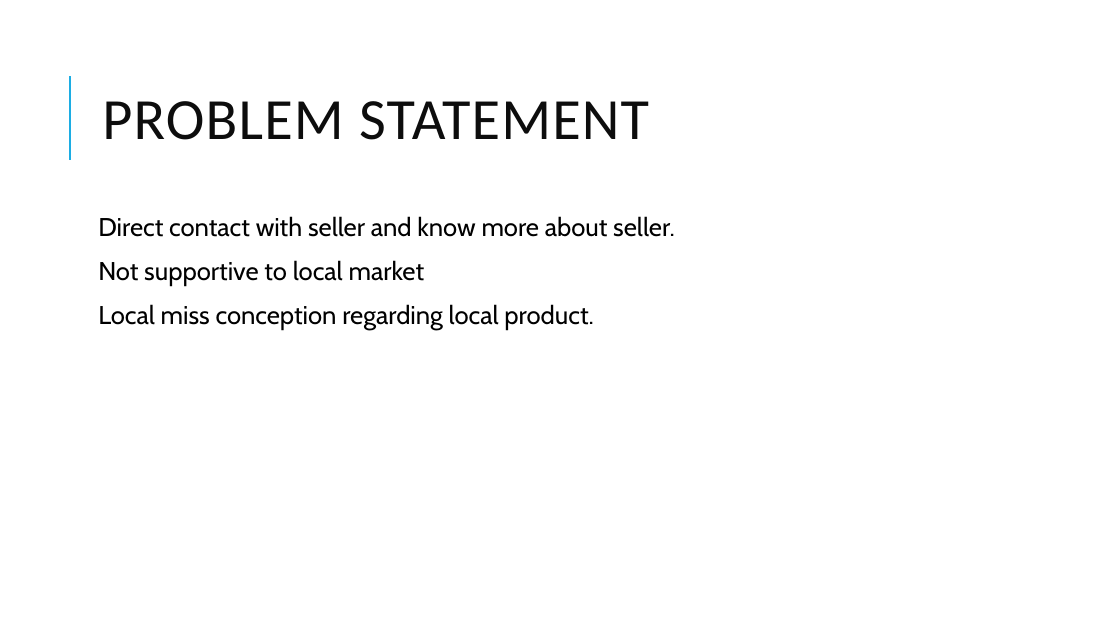
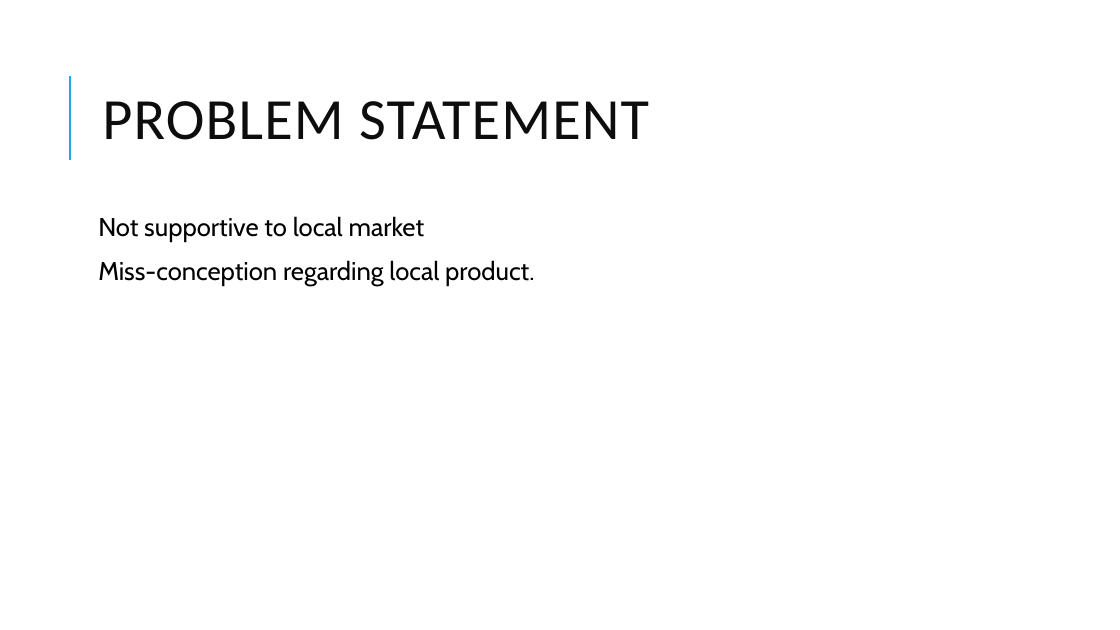
Before and after one commit to admondtamang/e-commerce-cp, a slide deck: slide 3 of E-commerce site.pptx. Drawn at 1120x630 pixels with LibreOffice and Linux fonts; fonts in the diff are those of the drawing. Boxes give left, top, right and bottom in pixels: in the first picture for what was removed or moved away, otherwise in the second. Text is boxed around its words. In the diff, an @@ line names an element or a change of style, - is before the commit and + after.

```diff
--- a/E-commerce site.pptx
+++ b/E-commerce site.pptx
@@ text at (x1=98, y1=216, x2=675, y2=237): paragraph removed @@
-Direct contact with seller and know more about seller.
@@ text at (x1=98, y1=260, x2=534, y2=286): text changed @@
-Local miss conception regarding local product.
+Miss-conception regarding local product.
```
Also in this commit, not shown: 3 other slides changed, 5 other files.
